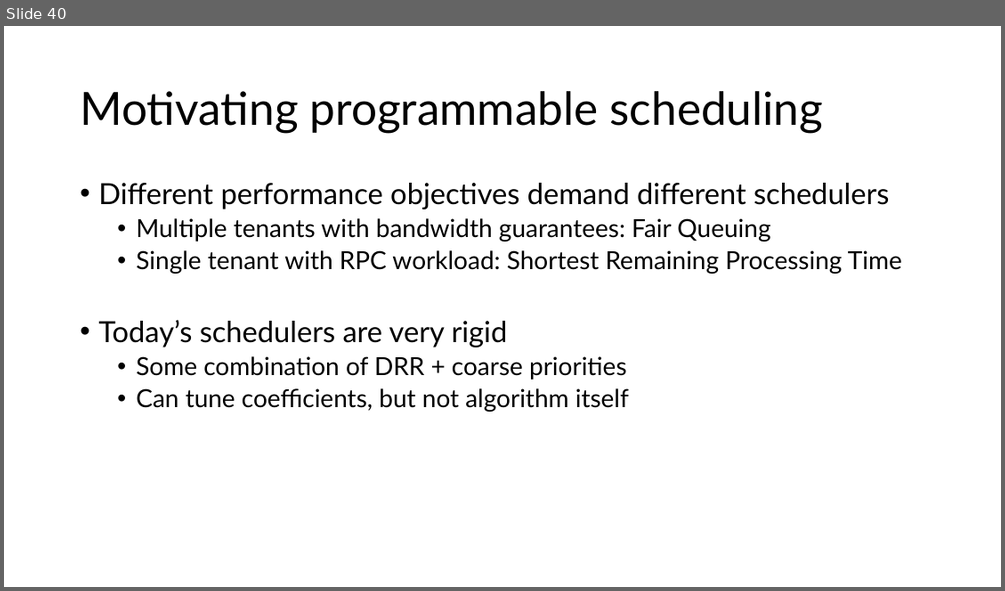
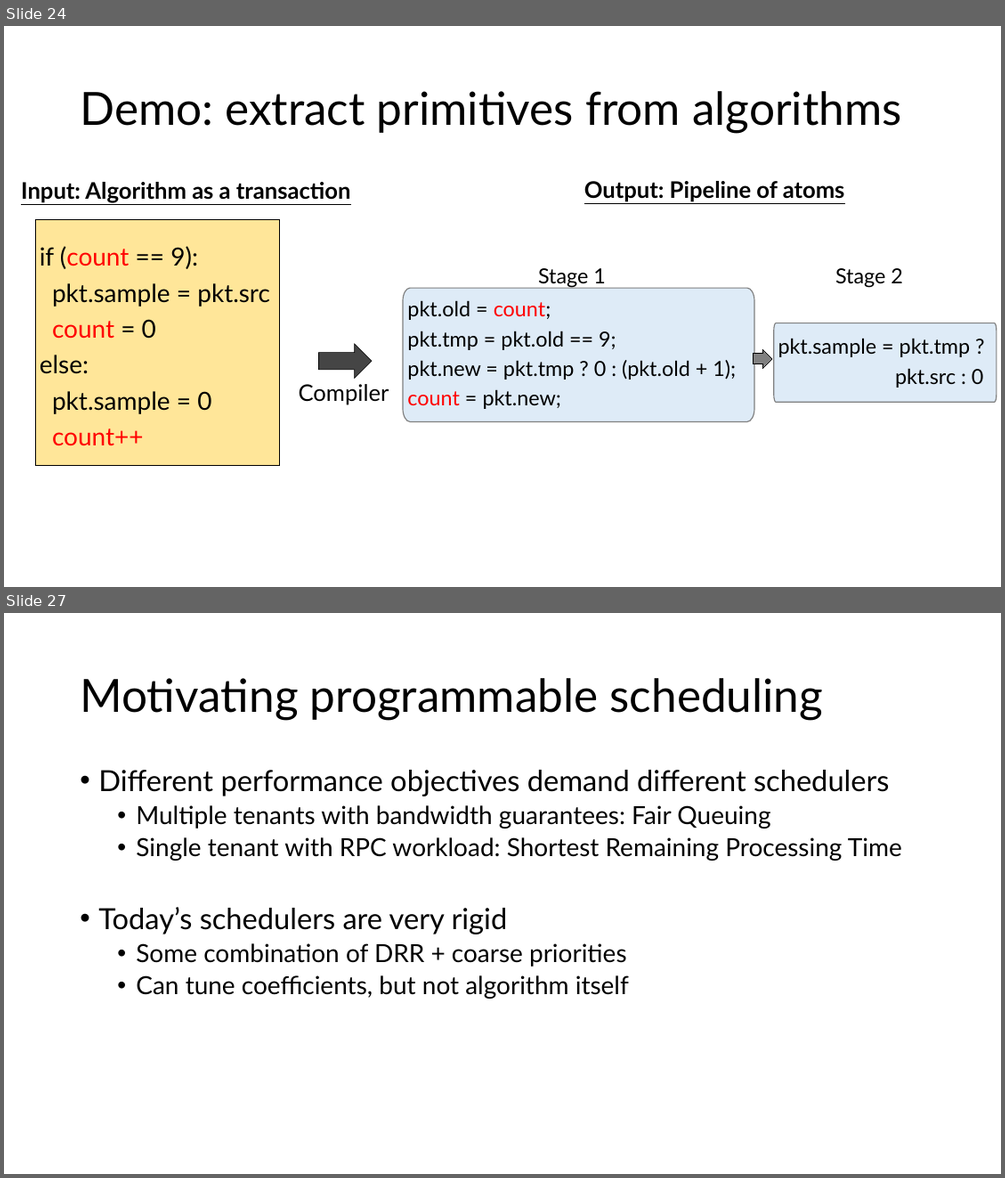
Before and after one commit to anirudhSK/pifo-domino-marple-ppts, a slide deck: combined_domino_pifo.pptx. Shown one above the other, each under a label of ours: slide 40 before the commit, slides 24 and 27 after it; the slides between them are not shown. The pictures are 1005x591 and 1005x1178 pixels, drawn with LibreOffice and Linux fonts; fonts in the diff are those of the drawing. Boxes give left, top, right and bottom in pixels: in the first picture for what was removed or moved away, otherwise in the second. Text is boxed around its words. In the diff, an @@ line names an element or a change of style, - is before the commit and + after.

```diff
--- a/combined_domino_pifo.pptx
+++ b/combined_domino_pifo.pptx
@@ slide 24 added at [4,26,1001,587], background #FFFFFF @@
@@ title added at [80,91,901,133], 44 pt, text #000000 @@
+Demo: extract primitives from algorithms
@@ text added at [21,182,351,203], 22 pt, text #000000, bold, underline @@
+Input: Algorithm as a transaction
@@ text added at [584,181,845,202], 22 pt, text #000000, bold, underline @@
+Output: Pipeline of atoms
@@ rectangle added at [35,220,279,466], fill #FFE699, outline #000000 0.5 pt @@
@@ text added at [40,246,270,446], 24 pt, text #000000 @@
+if (count == 9):
+pkt.sample = pkt.src
+count = 0
+else:
+pkt.sample = 0
+count++
@@ group added at [403,268,997,421]: 3 freeform shapes, 2 texts @@
+pkt.old = count;
+pkt.tmp = pkt.old == 9;
+pkt.new = pkt.tmp ? 0 : (pkt.old + 1);
+count = pkt.new;
+pkt.sample = pkt.tmp ?
+pkt.src : 0
+Stage 2
+Stage 1
@@ right arrow added at [319,344,372,378], fill #454545, outline #000000 0.5 pt @@
@@ text added at [299,384,389,405], 22 pt, text #000000 @@
+Compiler
@@ what was slide 40 is now slide 27 @@
```
Also in this commit, not shown: 15 slides changed, 3 other slides added, 17 slides removed.
